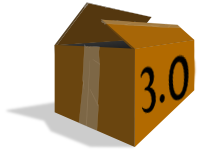
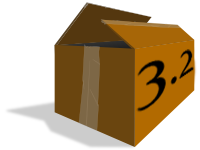
Two versions of the same layered image (200 x 150). Layer-by-layer changes:
renamed "3.0" to "3.2 Kopie", painted on it over box(136, 49, 194, 114)
